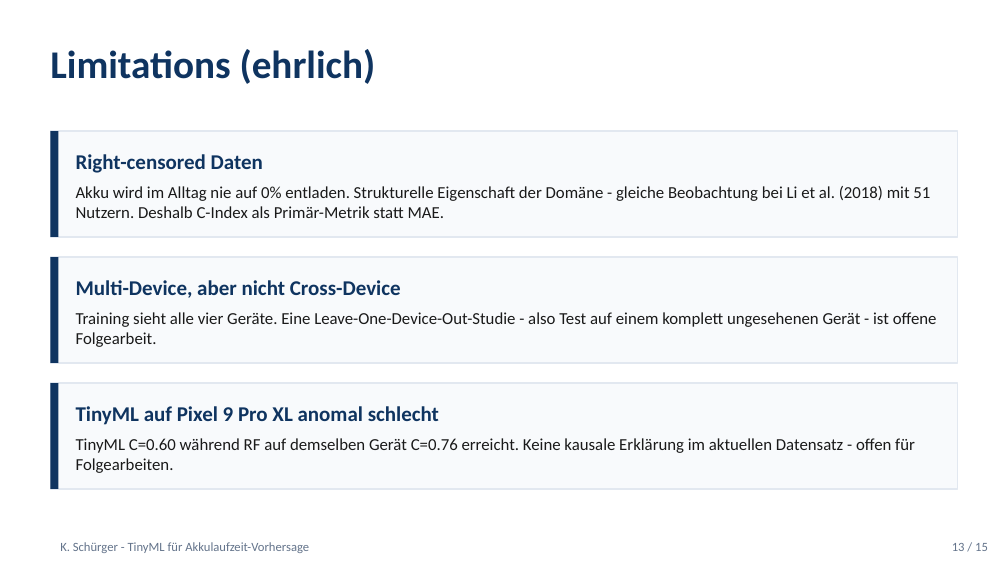
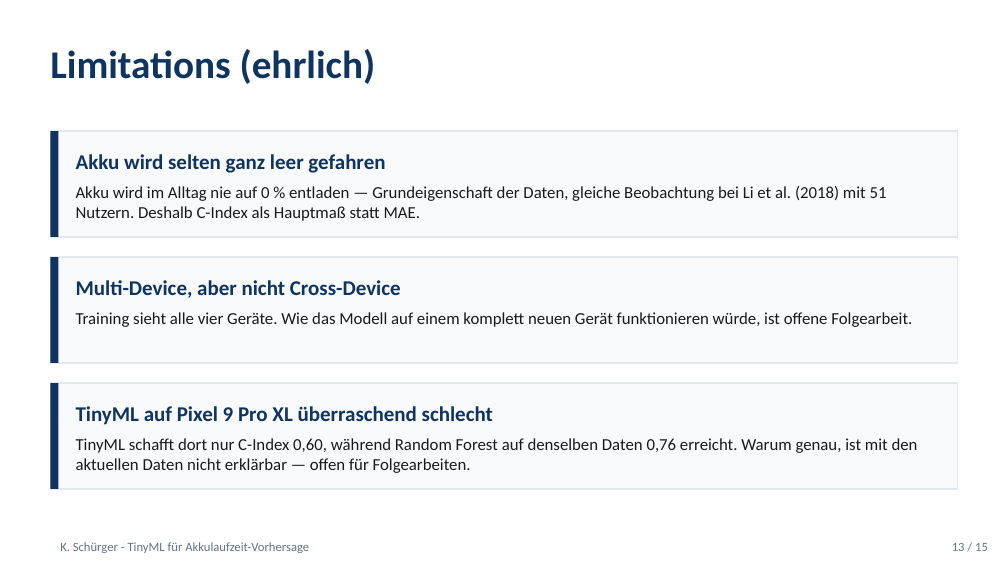
Before and after one commit to Keno-fsdf/HandyUsageRepo, a slide deck: slide 13 of paper/Paper_Verteidigung.pptx. Drawn at 1008x567 pixels with LibreOffice and Linux fonts; fonts in the diff are those of the drawing. Boxes give left, top, right and bottom in pixels: in the first picture for what was removed or moved away, otherwise in the second. Text is boxed around its words. In the diff, an @@ line names an element or a change of style, - is before the commit and + after.

```diff
--- a/paper/Paper_Verteidigung.pptx
+++ b/paper/Paper_Verteidigung.pptx
@@ text at [76,154,385,173]: text changed @@
-Right-censored Daten
+Akku wird selten ganz leer gefahren
@@ text at [76,186,887,221]: text changed @@
-Akku wird im Alltag nie auf 0% entladen. Strukturelle Eigenschaft der Domäne - gleiche Beobachtung bei Li et al. (2018) mit 51 Nutzern. Deshalb C-Index als Primär-Metrik statt MAE.
+Akku wird im Alltag nie auf 0 % entladen — Grundeigenschaft der Daten, gleiche Beobachtung bei Li et al. (2018) mit 51 Nutzern. Deshalb C-Index als Hauptmaß statt MAE.
@@ text at [76,312,912,327]: text changed @@
-Training sieht alle vier Geräte. Eine Leave-One-Device-Out-Studie - also Test auf einem komplett ungesehenen Gerät - ist offene Folgearbeit.
+Training sieht alle vier Geräte. Wie das Modell auf einem komplett neuen Gerät funktionieren würde, ist offene Folgearbeit.
@@ text at [76,406,493,425]: text changed @@
-TinyML auf Pixel 9 Pro XL anomal schlecht
+TinyML auf Pixel 9 Pro XL überraschend schlecht
@@ text at [76,438,918,473]: text changed @@
-TinyML C=0.60 während RF auf demselben Gerät C=0.76 erreicht. Keine kausale Erklärung im aktuellen Datensatz - offen für Folgearbeiten.
+TinyML schafft dort nur C-Index 0,60, während Random Forest auf denselben Daten 0,76 erreicht. Warum genau, ist mit den aktuellen Daten nicht erklärbar — offen für Folgearbeiten.
```
Also in this commit, not shown: 1 other file.
